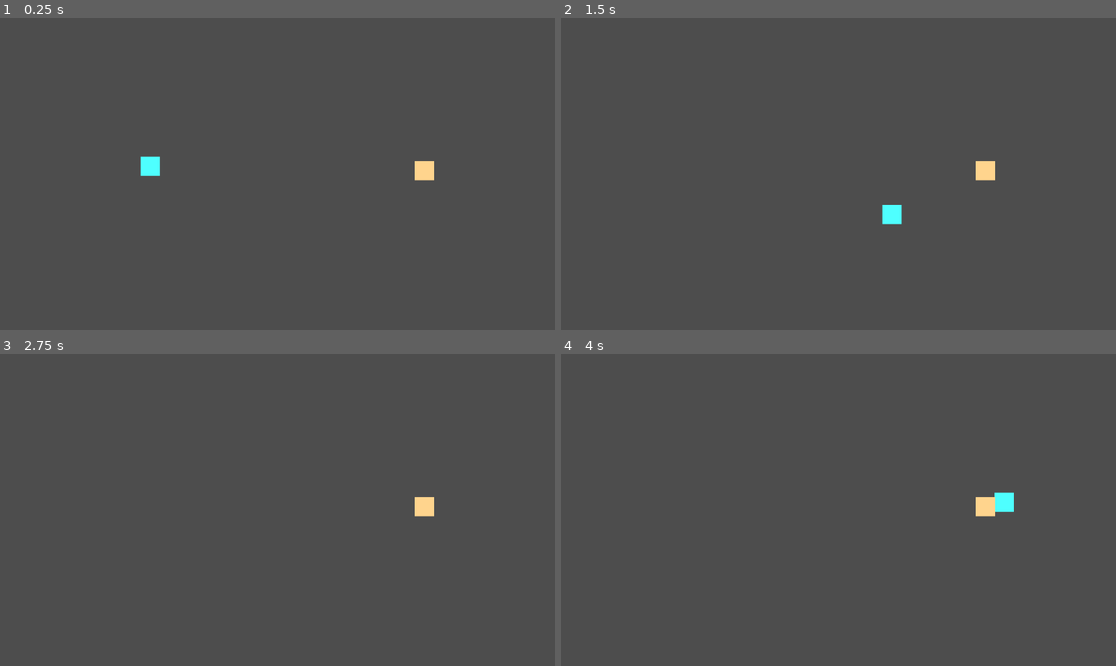
Above: before the commit, frames 1-4 (two rows, left to right).
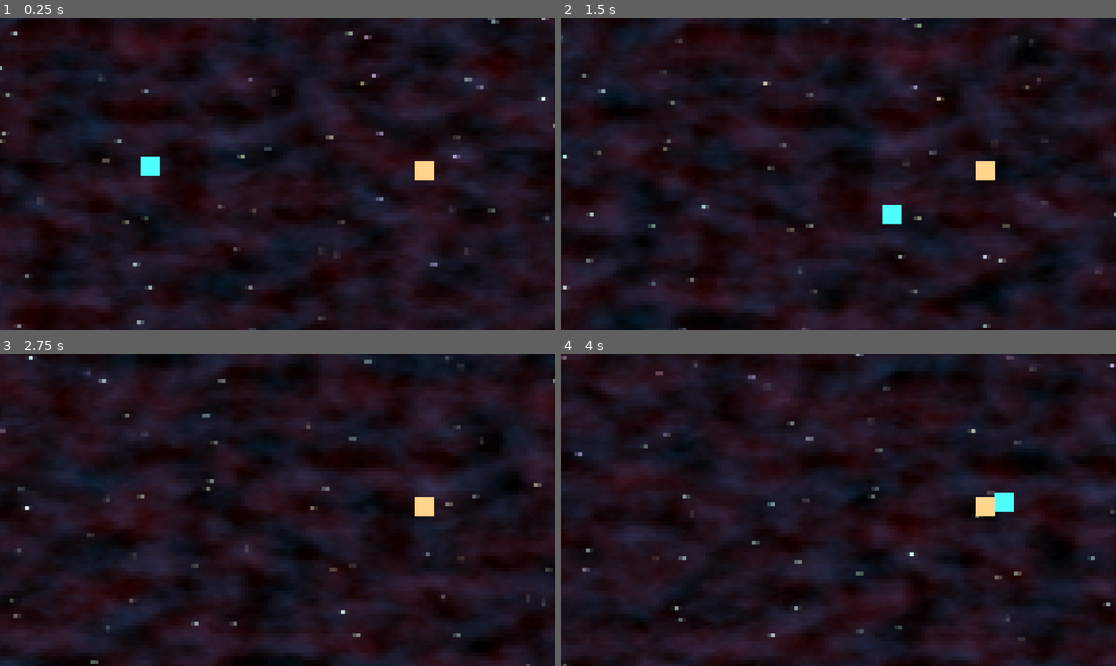
Above: after the commit, the same moments.

Repository: Yekt/SyntaxSoup
Game: Godot game, scene res://scenes/screens/game.tscn
The game is run twice, just before and just after one commit, with the same random seed, the same clock (stepped at 60 frames per second) and the same inputs. The engine's default icon, where the game draws it, is replaced by a stand-in: a white triangle on a blue panel in a dark square.
Inputs:
- Up to frame 1 (0.25 s): no input
- Up to frame 2 (1.5 s): hold D (attacker_right) 0.53-1.28 s; hold S (attacker_down) from 1.28 s (still down)
- Up to frame 3 (2.75 s): release S (attacker_down) at 2.03 s; hold D (attacker_right) from 2.03 s (still down)
- Up to frame 4 (4 s): release D (attacker_right) at 2.78 s; hold W (attacker_up) 2.78-3.53 s; hold A (attacker_left) from 3.53 s (still down)

The runs differ from the first frame. In frame 1, 99% of the frame differs, in the area x 0-100%, y 0-100%; in frame 2, 99%; in frame 3, 99%; in frame 4, 99%.

Commit message:
add background

Diff:
--- /dev/null
+++ b/scenes/entities/background.tscn
@@ -0,0 +1,18 @@
+[gd_scene load_steps=5 format=3 uid="uid://chhfogupnq103"]
+
+[ext_resource type="Shader" path="res://scenes/shaders/background.gdshader" id="1_suw4t"]
+[ext_resource type="Texture2D" uid="uid://dc6bc1hs54vs0" path="res://icon.svg" id="2_2pl2o"]
+[ext_resource type="Script" path="res://scenes/scripts/background.gd" id="3_3no28"]
+
+[sub_resource type="ShaderMaterial" id="ShaderMaterial_arjy8"]
+shader = ExtResource("1_suw4t")
+shader_parameter/time = null
+shader_parameter/speed = null
+shader_parameter/angle = null
+
+[node name="background" type="Sprite2D"]
+texture_repeat = 2
+material = SubResource("ShaderMaterial_arjy8")
+scale = Vector2(1.776, 1)
+texture = ExtResource("2_2pl2o")
+script = ExtResource("3_3no28")
--- a/scenes/screens/game.tscn
+++ b/scenes/screens/game.tscn
@@ -1,8 +1,9 @@
-[gd_scene load_steps=4 format=3 uid="uid://c8uv5b4yxfsys"]
+[gd_scene load_steps=5 format=3 uid="uid://c8uv5b4yxfsys"]
 
 [ext_resource type="Script" path="res://scenes/screens/game.gd" id="1_v10s8"]
 [ext_resource type="PackedScene" uid="uid://dispcdksyboha" path="res://scenes/entities/attacker.tscn" id="2_5qbvn"]
 [ext_resource type="PackedScene" uid="uid://bhhktlh1a1cui" path="res://scenes/entities/supporter.tscn" id="3_b0be5"]
+[ext_resource type="PackedScene" uid="uid://chhfogupnq103" path="res://scenes/entities/background.tscn" id="4_b3dwb"]
 
 [node name="Game" type="Node2D"]
 y_sort_enabled = true
@@ -13,3 +14,6 @@
 
 [node name="Supporter" parent="." instance=ExtResource("3_b0be5")]
 position = Vector2(881, 317)
+
+[node name="background" parent="." instance=ExtResource("4_b3dwb")]
+z_index = -1
--- /dev/null
+++ b/scenes/scripts/background.gd
@@ -0,0 +1,15 @@
+extends Sprite2D
+
+var time = 0
+
+# Called when the node enters the scene tree for the first time.
+func _ready():
+	material.set_shader_parameter("speed", 0.15)
+	material.set_shader_parameter("angle", 0.1)
+
+# Called every frame. 'delta' is the elapsed time since the previous frame.
+func _process(delta):
+	time += delta
+	material.set_shader_parameter("time", time)
+	self.global_position = get_viewport().size / 2
+	self.global_scale = get_viewport().size
--- /dev/null
+++ b/scenes/shaders/background.gdshader
@@ -0,0 +1,77 @@
+shader_type canvas_item;
+
+uniform float time;
+uniform float speed;
+uniform float angle;
+
+vec2 rotate(vec2 p, float a)
+{
+	return p * mat2(vec2(cos(a), -sin(a)),
+					vec2(sin(a), cos(a)));
+}
+
+vec2 random(vec2 uv){
+    uv = vec2( dot(uv, vec2(127.1,311.7) ),
+               dot(uv, vec2(269.5,183.3) ) );
+    return -1.0 + 2.0 * fract(sin(uv) * 43758.5453123);
+}
+
+float noise(vec2 uv) {
+    vec2 uv_index = floor(uv);
+    vec2 uv_fract = fract(uv);
+
+    vec2 blur = smoothstep(0.0, 1.0, uv_fract);
+
+    return mix( mix( dot( random(uv_index + vec2(0.0,0.0) ), uv_fract - vec2(0.0,0.0) ),
+                     dot( random(uv_index + vec2(1.0,0.0) ), uv_fract - vec2(1.0,0.0) ), blur.x),
+                mix( dot( random(uv_index + vec2(0.0,1.0) ), uv_fract - vec2(0.0,1.0) ),
+                     dot( random(uv_index + vec2(1.0,1.0) ), uv_fract - vec2(1.0,1.0) ), blur.x), blur.y) + 0.5;
+}
+
+float fractal_noise(vec2 p, int layers, float falloff) {
+	float r = 0.0;
+	float scale = 1.0;
+	for (int i = 0; i < layers; i++) {
+		r += noise(p) * scale;
+		p *= 2.0;
+		scale /= 2.0;
+	}
+	return r - 0.5;
+}
+
+vec3 hsv2rgb(vec3 c) {
+	vec4 K = vec4(1.0, 2.0 / 3.0, 1.0 / 3.0, 3.0);
+    vec3 p = abs(fract(c.xxx + K.xyz) * 6.0 - K.www);
+    return c.z * mix(K.xxx, clamp(p - K.xxx, 0.0, 1.0), c.y);
+}
+
+vec3 star(vec2 uv) {
+	vec2 tile_pos = round((uv) * 5.0) / 5.0;
+	vec2 star_pos = tile_pos + random(tile_pos * 10.0) * 0.06;
+	float star_dist = pow(distance(star_pos, uv), 0.5);
+	return hsv2rgb(vec3(noise(tile_pos), 0.2, 1.0)) * smoothstep(0.1, 0.0, star_dist);
+}
+
+vec3 background(vec2 uv, vec2 d) {
+	vec2 offset = d * speed;
+	vec3 dust1 = vec3(0.1, 0.15, 0.25) * fractal_noise((uv + offset) * 12.0, 4, 0.0);
+	vec3 dust2 = vec3(0.15, 0.0, 0.0) * fractal_noise((uv + offset * 2.0) * 8.0 + vec2(3.0, 4.0), 4, 0.0);
+
+	vec3 star1 = star(uv + offset);
+	vec3 star2 = star(uv + offset + vec2(1.0, 2.0));
+
+	return dust1 + dust2 + star1 + star2;
+}
+
+void vertex() {}
+
+void fragment() {
+	vec2 uv = round(FRAGCOORD.xy / 8.0) * (SCREEN_PIXEL_SIZE * 8.0);
+	vec2 d = rotate(vec2(-time, 0), angle);
+	COLOR = vec4(background(uv, d), 1.0);
+}
+
+//void light() {
+	// Called for every pixel for every light affecting the CanvasItem.
+	// Uncomment to replace the default light processing function with this one.
+//}
